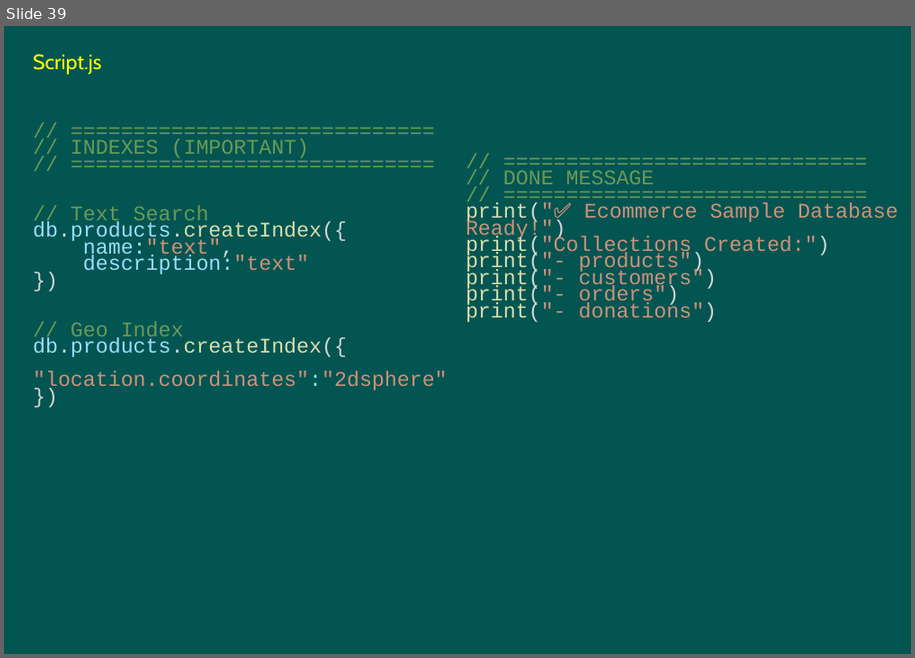
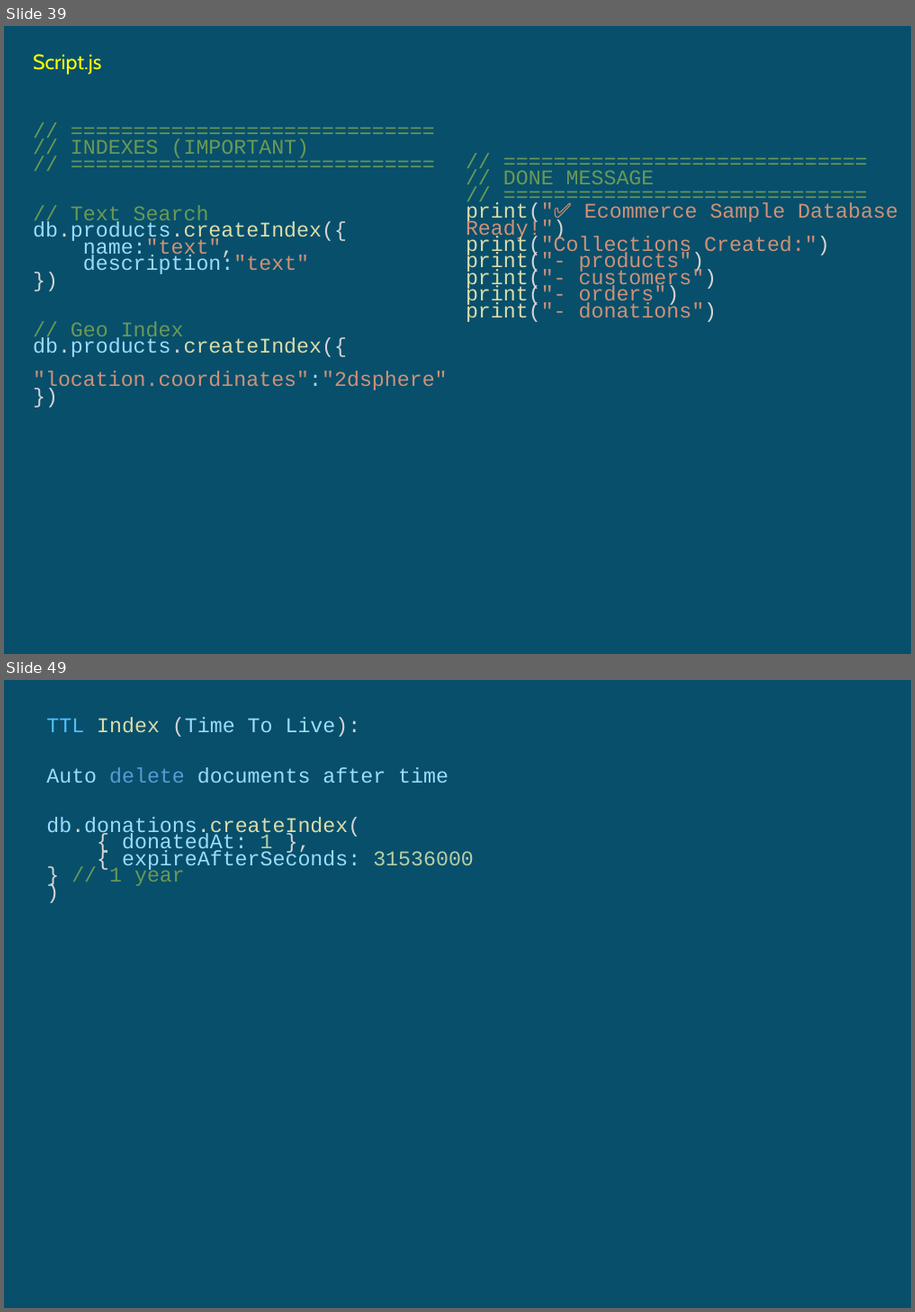
Before and after one commit to umalavanya/FullStackDevelopement_JavaSpring_SQL_ReactProjects, a slide deck: UmaTeachingMaterial/MongoDB-Intellipaat-live-class-handson.pptx. Shown one above the other, each under a label of ours: slide 39 before the commit, slides 39 and 49 after it; the slides between them are not shown. The pictures are 915x658 and 915x1312 pixels, drawn with LibreOffice and Linux fonts; fonts in the diff are those of the drawing. Boxes give left, top, right and bottom in pixels: in the first picture for what was removed or moved away, otherwise in the second. Text is boxed around its words. In the diff, an @@ line names an element or a change of style, - is before the commit and + after.

```diff
--- a/UmaTeachingMaterial/MongoDB-Intellipaat-live-class-handson.pptx
+++ b/UmaTeachingMaterial/MongoDB-Intellipaat-live-class-handson.pptx
@@ slide 49 added at (4, 680, 911, 1308), background #084F6A @@
@@ text added at (46, 718, 474, 886), 18 pt, text #9CDCFE @@
+TTL Index (Time To Live):
+Auto delete documents after time
+db.donations.createIndex(
+{ donatedAt: 1 },
+{ expireAfterSeconds: 31536000 } // 1 year
+)
@@ slide 39 changed as well @@
@@ background #035552 to #084F6A @@
```
Also in this commit, not shown: 37 other slides changed, 95 other slides added, 96 slides removed, 1 other file.
